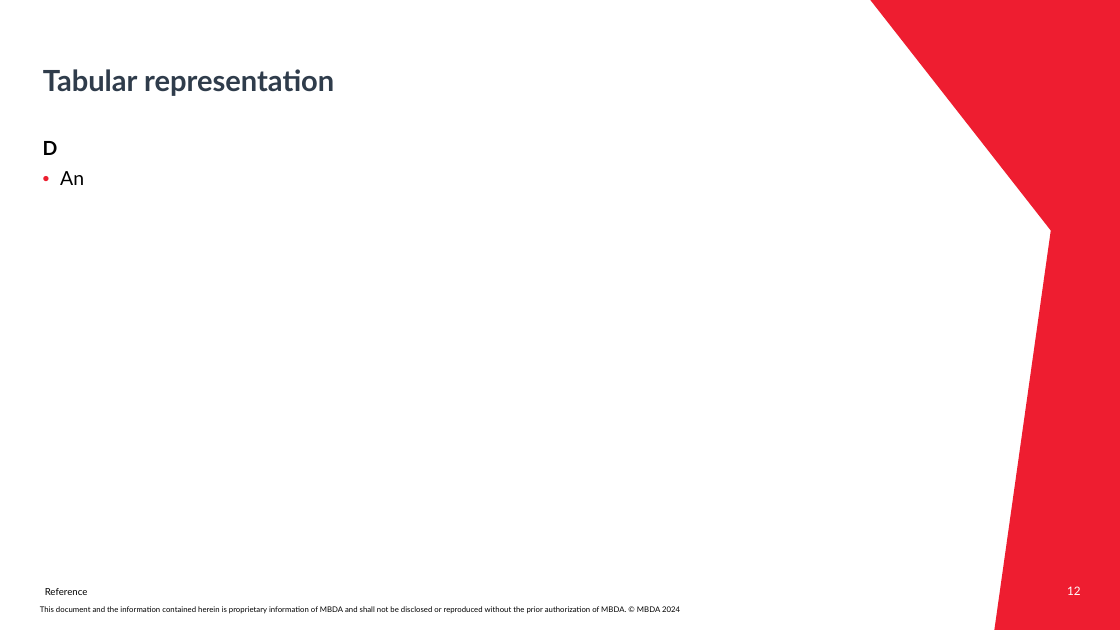
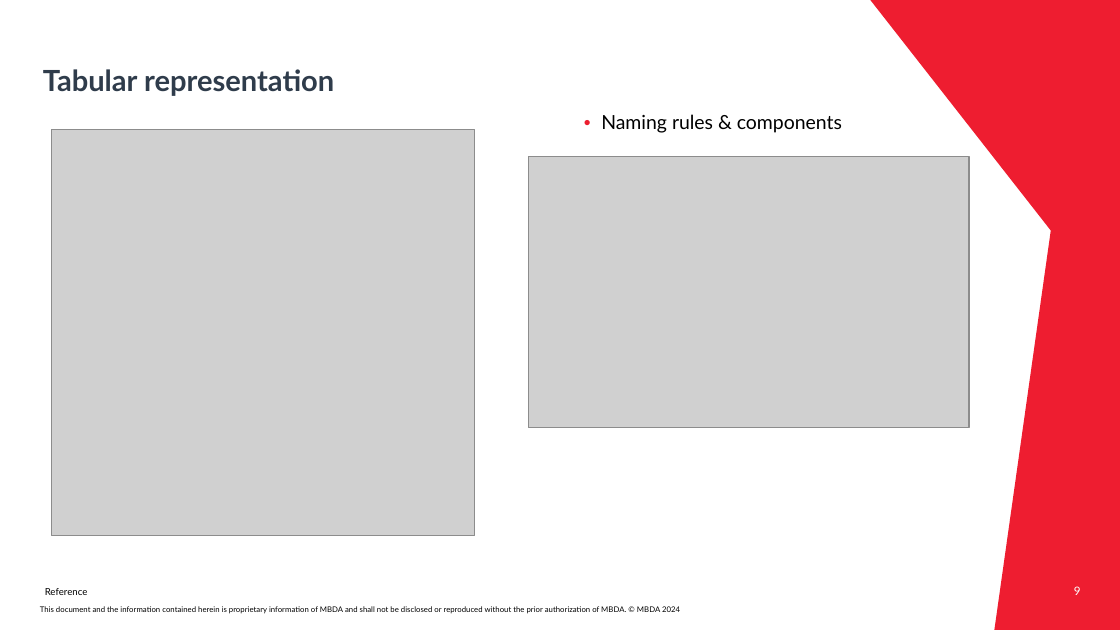
Before and after one commit to Mqtth3w/master-thesis-mbda-unipr, a slide deck: slide 9 of prompts_engineering/ICL_MBDA_Thesis_Gianvenuti.pptx (slide 12 before the commit). Drawn at 1120x630 pixels with LibreOffice and Linux fonts; fonts in the diff are those of the drawing; grey boxes stand for pictures; background and template pictures are left out. Boxes give left, top, right and bottom in pixels: in the first picture for what was removed or moved away, otherwise in the second. Text is boxed around its words. In the diff, an @@ line names an element or a change of style, - is before the commit and + after.

```diff
--- a/prompts_engineering/ICL_MBDA_Thesis_Gianvenuti.pptx
+++ b/prompts_engineering/ICL_MBDA_Thesis_Gianvenuti.pptx
@@ text added at box(601, 114, 842, 133), 12.5 pt, text #000000 @@
+• Naming rules & components
@@ text removed at box(43, 141, 84, 185) @@
-D
-• An
@@ picture added at box(52, 129, 475, 535) @@
@@ picture added at box(529, 157, 969, 429) @@
@@ page number at box(1074, 586, 1081, 595): text changed @@
-12
+9
```
Also in this commit, not shown: 8 other slides changed, 5 slides added, 2 slides removed.
